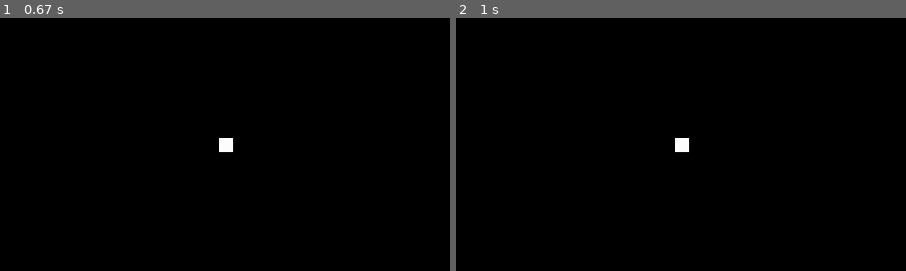
Above: before the commit, frames 1-2 (left to right).
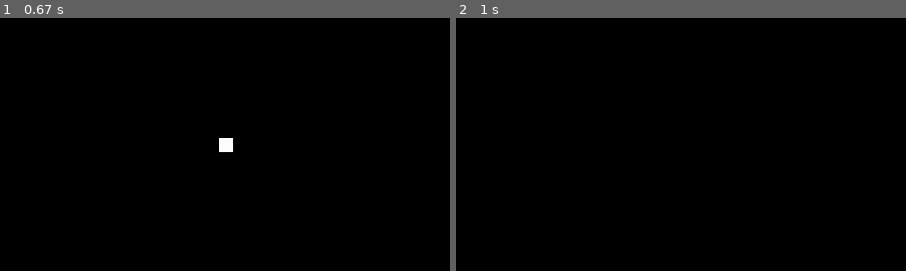
Above: after the commit, the same moments.

Repository: dudemate887/game-of-life-in-pygame
Game: pygame game, started from gol.py
Same seed, same stepped clock (60 frames per second), same inputs: the game is played once before the commit and once after it.
Inputs (mouse positions are % of the whole screen's width and height, from its top left):
- Up to frame 1 (0.67 s): press the mouse at (50, 57) at 0.37 s; move the mouse to (38, 54) at 0.47 s; release the mouse at (26, 51) at 0.6 s
- Up to frame 2 (1 s): tap Space at 0.67 s
The pictures show only the part of the screen within x 1-51%, y 26-76%; the shares and areas given below are measured in that part.

Frame 1 is identical in both runs. In frame 2, 0.2% of the frame differs, in the area x 48-52%, y 47-53%.

Commit message:
not working bouta rewrite

Diff:
--- a/gol.py
+++ b/gol.py
@@ -1,15 +1,17 @@
 import math
-import numpy
+import numpy as np
 import pygame
 
 # pygame setup
 pygame.init()
-screen = pygame.display.set_mode((1280, 720))
+screenSize = (1280, 720)
+screen = pygame.display.set_mode(screenSize)
 clock = pygame.time.Clock()
 running = True
+playSim = False
 
 rectCoords = []
-rectSize = (20, 20)
+rectSize = 20
 
 while running:
     # poll for events
@@ -20,8 +22,8 @@
 
         if event.type == pygame.MOUSEBUTTONUP:
             newCoordX, newCoordY = pygame.mouse.get_pos()
-            newSnappedCoordX = math.floor(newCoordX / rectSize[0]) * rectSize[0]
-            newSnappedCoordY = math.floor(newCoordY / rectSize[0]) * rectSize[0]
+            newSnappedCoordX = math.floor(newCoordX / rectSize) * rectSize
+            newSnappedCoordY = math.floor(newCoordY / rectSize) * rectSize
             rectCoords.append((newSnappedCoordX, newSnappedCoordY))
 
             for oldCoord in rectCoords[:-1]:
@@ -29,13 +31,61 @@
                     rectCoords.remove(oldCoord)
                     rectCoords.pop()
 
+        if event.type == pygame.KEYDOWN:
+            if event.key == pygame.K_SPACE:
+                playSim = True
+
+    if playSim == True:
+        for x in np.arange(0, screenSize[0], rectSize):
+            for y in np.arange(0, screenSize[1], rectSize):
+                for coord in rectCoords:
+                    nAliveAround = 0
+                    if x - rectSize == coord[0] and y == coord[1]:  #Left
+                        nAliveAround += 1
+                        print(f"{x} - {rectSize} is {coord[0]}")
+                    if x + rectSize == coord[0] and y == coord[1]:  #Right
+                        nAliveAround += 1
+                        print("foun2d")
+                    if x - rectSize == coord[0] and y - rectSize == coord[1]: #Top left
+                        nAliveAround += 1
+                        print("fou3nd")
+                    if x == coord[0] and y - rectSize == coord[1]: #Top
+                        nAliveAround += 1
+                        print("f4ound")
+                    if x + rectSize == coord[0] and y - rectSize == coord[1]: #Top right
+                        nAliveAround += 1
+                        print("fou5nd")
+                    if x - rectSize == coord[0] and y + rectSize == coord[1]: #Bottom left
+                        nAliveAround += 1
+                        print("fou6nd")
+                    if x == coord[0] and y + rectSize == coord[1]: #Bottom
+                        nAliveAround += 1
+                        print("fou7nd")
+                    if x + rectSize == coord[0] and y + rectSize == coord[1]: #Bottom right
+                        nAliveAround += 1
+                        print("fou8nd")
+
+                    if x == coord[0] and y == coord[1]: #Check if it's already a cell
+                        if nAliveAround < 2: #Dies from underpopulation
+                            rectCoords.remove(coord)
+                            print(f"{coord} dies from under from check from block {x, y}")
+                        if nAliveAround == 2 or nAliveAround == 3: #Lives
+                            pass
+                            print("survives")
+                        if nAliveAround > 3: #Dies from overpopulation
+                            rectCoords.remove(coord)
+                            print("dies from over")
+                    elif nAliveAround == 3: #Repopulates
+                        rectCoords.append((x, y))
+                        print("born")
+
 
 
     # fill the screen with a color to wipe away anything from last frame
     screen.fill("black")
 
     for i in rectCoords:
-        pygame.draw.rect(screen, "white", pygame.Rect(i, rectSize))
+        pygame.draw.rect(screen, "white", pygame.Rect(i, (rectSize, rectSize)))
 
 
 
